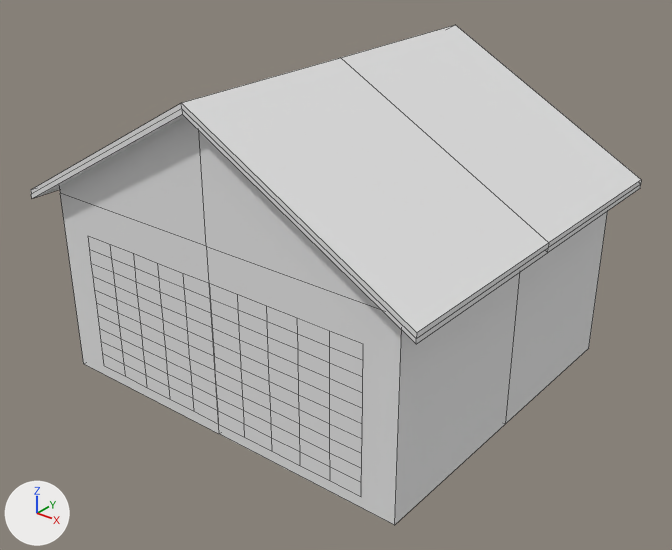
Renders of the OBJ model Game/Models/buildings/housing/Garage.obj from each side of a commit.
Before and after are seen from a 50 mm camera at (9.97, -12.59, 9.59) aimed at (0.23, -0.41, 2.04). The axes (+X, +Y, +Z) are drawn at lower left. The lights are the same throughout. Mesh edges are drawn as thin lines. Where no turn or scale is listed for an object, it has been applied to the vertices.
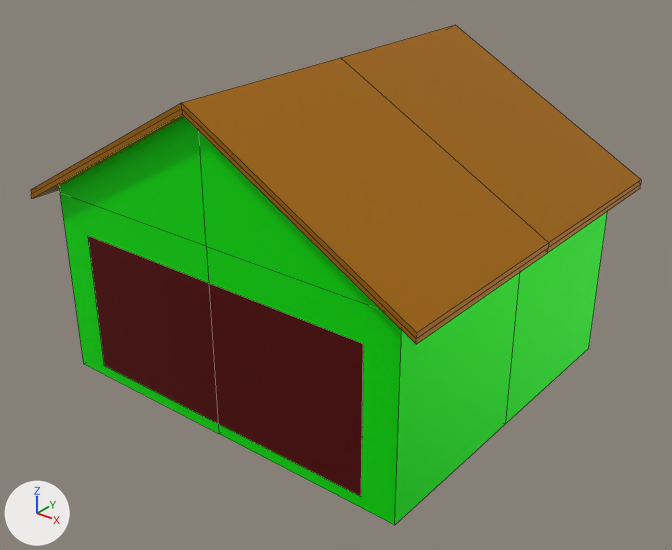
What changed in the scene script:
```text
Change mat_roof_color:
    mat_roof_color.base_color: (0.8, 0.8, 0.8) -> (0.471, 0.18, 0.0)  # white #e7e7e7 -> orange #b77600
    mat_roof_color.metallic: 0.0 -> 0.5
Change mat_exterior_color:
    mat_exterior_color.base_color: (0.8, 0.8, 0.8) -> (0.0, 1.0, 0.0)  # white #e7e7e7 -> green #00ff00
    mat_exterior_color.roughness: 1.0 -> 0.553
    mat_exterior_color.metallic: 0.0 -> 0.5
Change mat_door_color:
    mat_door_color.base_color: (0.8, 0.8, 0.8) -> (0.129, 0.0, 0.0)  # white #e7e7e7 -> dark red #650000
    mat_door_color.metallic: 0.0 -> 0.5
```

Where the change shows, as pixel boxes [x1, y1, x2, y2] in the pictures (672 x 550 px):
'pPlane6', recoloured, surface changed
    both: [31, 25, 641, 525]
